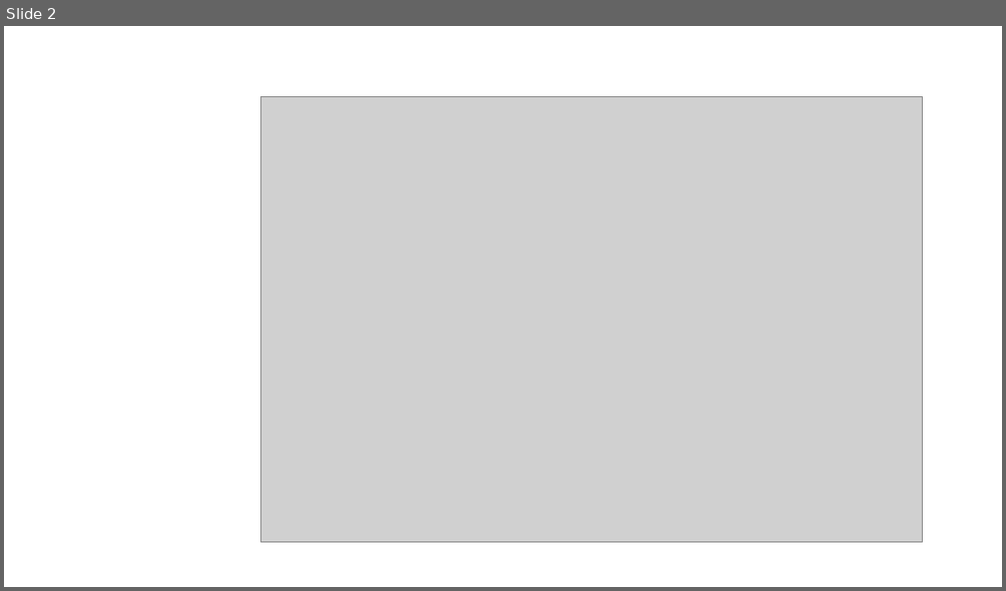
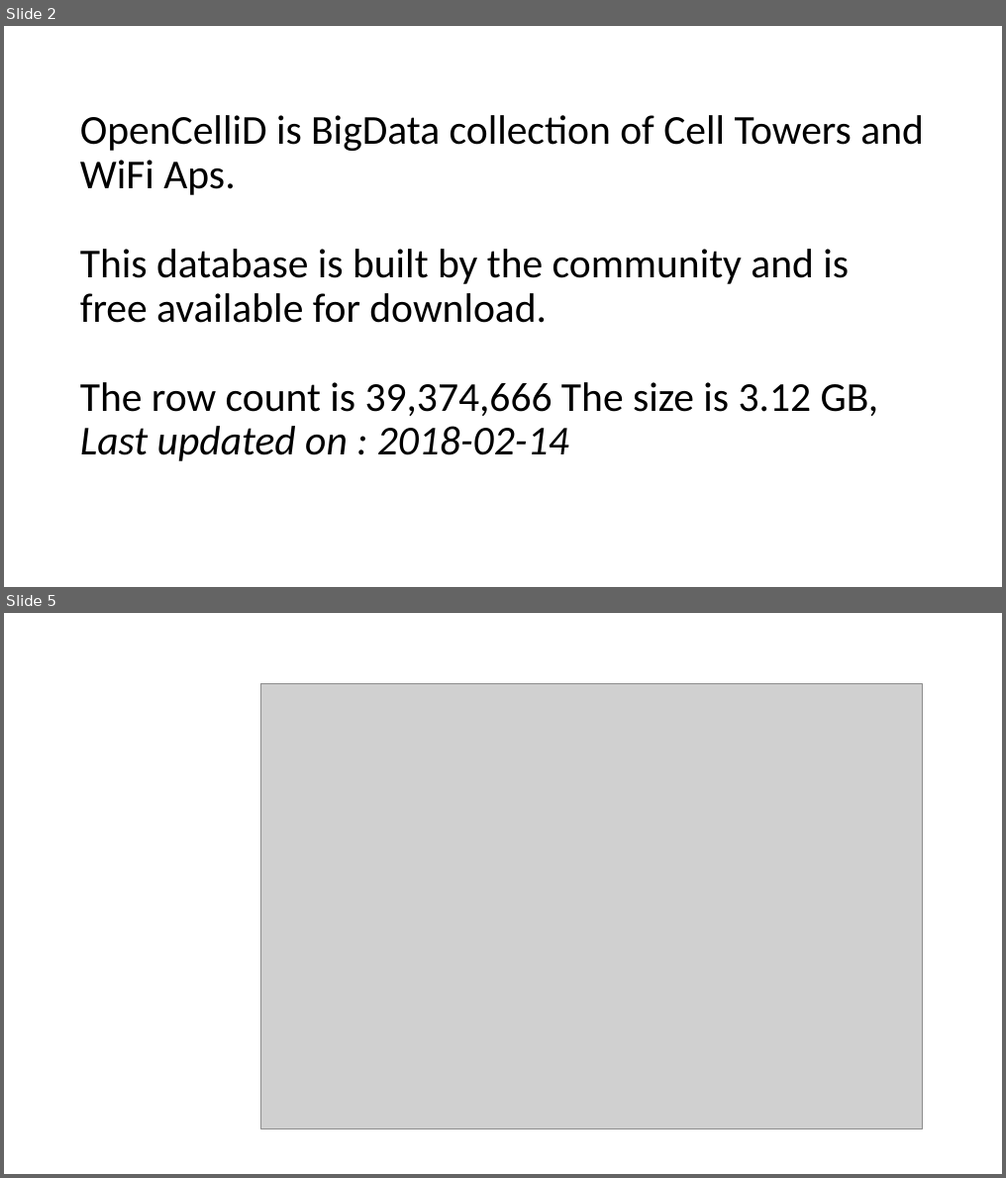
Before and after one commit to mimm1/OpenCell, a slide deck: Presentation.pptx. Shown one above the other, each under a label of ours: slide 2 before the commit, slides 2 and 5 after it; the slides between them are not shown. The pictures are 1006x591 and 1006x1178 pixels, drawn with LibreOffice and Linux fonts; fonts in the diff are those of the drawing; grey boxes stand for pictures. Boxes give left, top, right and bottom in pixels: in the first picture for what was removed or moved away, otherwise in the second. Text is boxed around its words. In the diff, an @@ line names an element or a change of style, - is before the commit and + after.

```diff
--- a/Presentation.pptx
+++ b/Presentation.pptx
@@ slide 2 added at (x1=4, y1=26, x2=1002, y2=587), background #FFFFFF @@
@@ title added at (x1=80, y1=115, x2=924, y2=462), 39.6 pt, text #000000 @@
+OpenCelliD is BigData collection of Cell Towers and WiFi Aps.
+This database is built by the community and is free available for download.
+The row count is 39,374,666 The size is 3.12 GB, Last updated on : 2018-02-14
@@ what was slide 2 is now slide 5 @@
```
Also in this commit, not shown: 3 other slides added.
